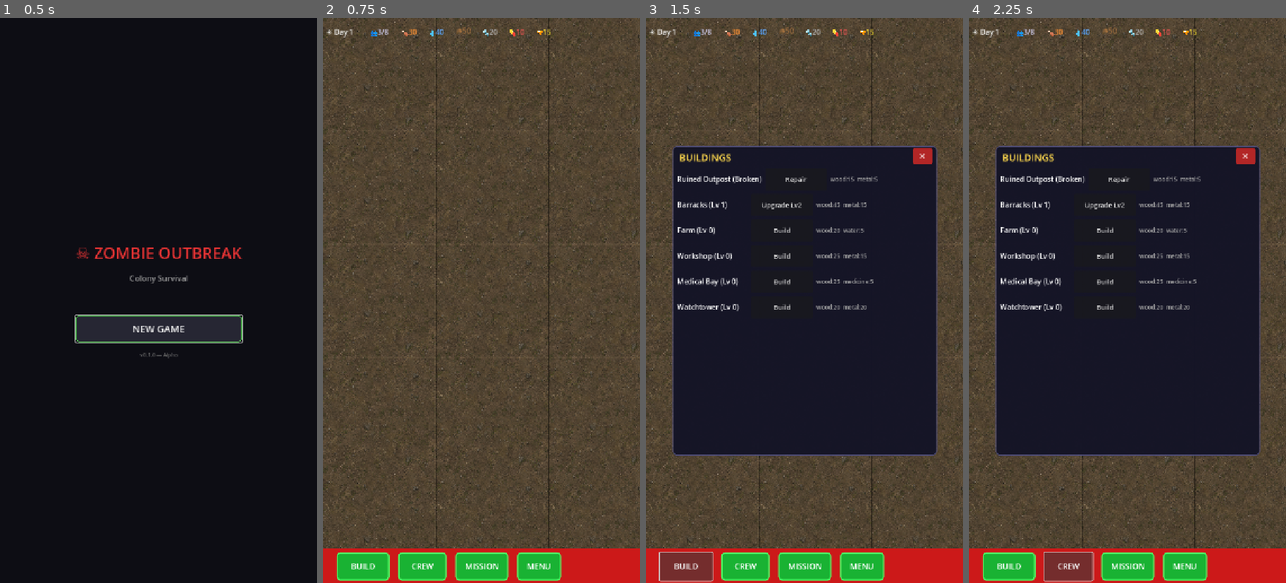
Above: before the commit, frames 1-4 (left to right).
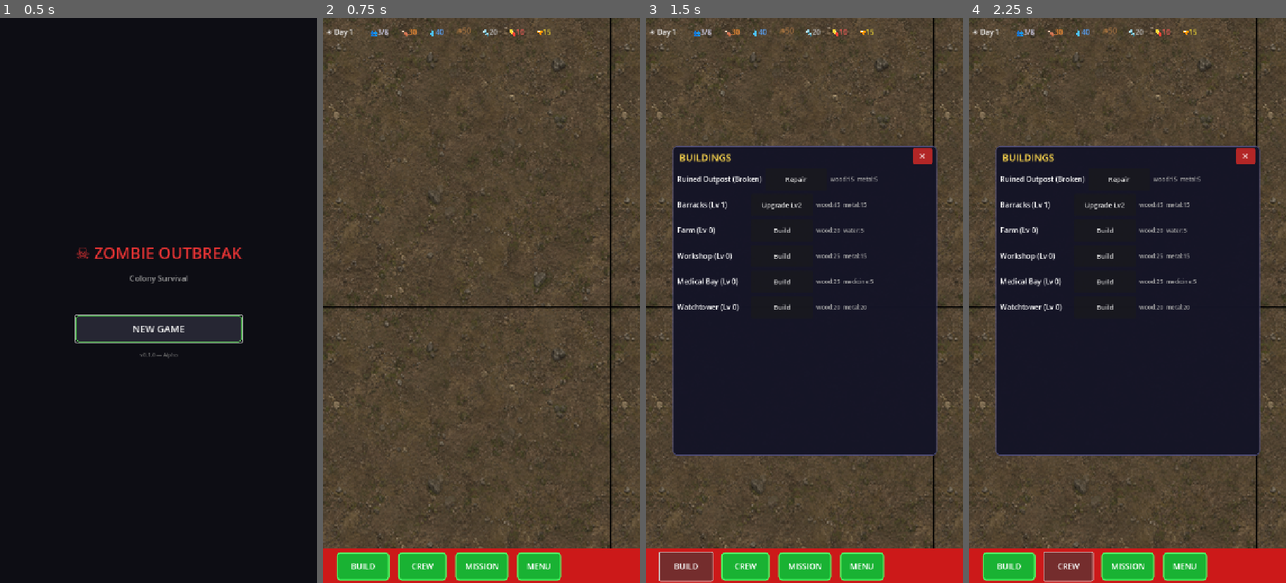
Above: after the commit, the same moments.

Repository: doyler34/zombie-outbreak
Game: Godot game, scene res://scenes/main_menu.tscn
Two runs of this game, one before a commit and one after it. Both use one fixed random seed, a clock stepped at 60 frames per second and the inputs below.
Inputs:
- Up to frame 1 (0.5 s): no input
- Up to frame 2 (0.75 s): click "NEW GAME" at 0.5 s
- Up to frame 3 (1.5 s): click "BUILD" at 1.25 s
- Up to frame 4 (2.25 s): click "CREW" at 2 s

Frame 1 is identical in both runs. In frame 2, 8.1% of the frame differs, in the area x 0-100%, y 0-94%; in frame 3, 4.0%; in frame 4, 4.0%.

Commit message:
fix: eliminate ground tile seams using FRAGCOORD and linear filtering
Replace UV-based fract tiling (which causes 1px black seams at float
precision boundaries) with FRAGCOORD pixel coordinates divided by
texture size. Switch filter_nearest to filter_linear so the GPU
smoothly samples across tile edges. Remove the now-unused screen_size
uniform and its update logic.

Diff:
--- a/assets/shaders/tile_ground.gdshader
+++ b/assets/shaders/tile_ground.gdshader
@@ -1,11 +1,9 @@
 shader_type canvas_item;
 render_mode blend_mix;
 
-uniform sampler2D ground_tex : source_color, filter_nearest, repeat_enable;
-uniform vec2 screen_size = vec2(720.0, 1280.0);
+uniform sampler2D ground_tex : source_color, filter_linear, repeat_enable;
 
 void fragment() {
-	vec2 tile_count = screen_size / vec2(textureSize(ground_tex, 0));
-	vec2 uv = fract(UV * tile_count);
-	COLOR = texture(ground_tex, uv);
+	vec2 tex_size = vec2(textureSize(ground_tex, 0));
+	COLOR = texture(ground_tex, FRAGCOORD.xy / tex_size);
 }
--- a/scenes/base_scene.tscn
+++ b/scenes/base_scene.tscn
@@ -43,7 +43,6 @@
 [sub_resource type="ShaderMaterial" id="ground_shader"]
 shader = ExtResource("7_shader")
 shader_parameter/ground_tex = ExtResource("2_grass")
-shader_parameter/screen_size = Vector2(720, 1280)
 
 [node name="BaseScene" type="Node2D"]
 script = ExtResource("1_script")
--- a/scripts/base_scene.gd
+++ b/scripts/base_scene.gd
@@ -58,9 +58,6 @@
 	day_night_timer = GameState.day_timer
 	_adjust_day_night_overlay()
 
-	# Update ground shader with actual viewport size for seamless tiling
-	_update_ground_shader()
-	get_tree().root.size_changed.connect(_update_ground_shader)
 
 func _build_debug_buttons() -> void:
 	# Red debug bar at bottom
@@ -436,7 +433,3 @@
 	var json = JSON.new()
 	if json.parse(text) != OK: return null
 	return json.get_data()
-
-func _update_ground_shader() -> void:
-	var vp_size = get_viewport().get_visible_rect().size
-	ground_bg.material.set_shader_parameter("screen_size", vp_size)
